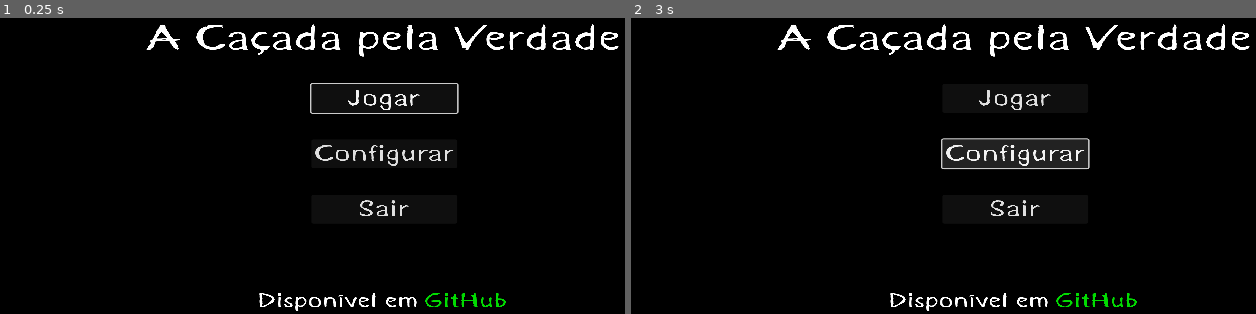
Above: before the commit, frames 1-2 (left to right).
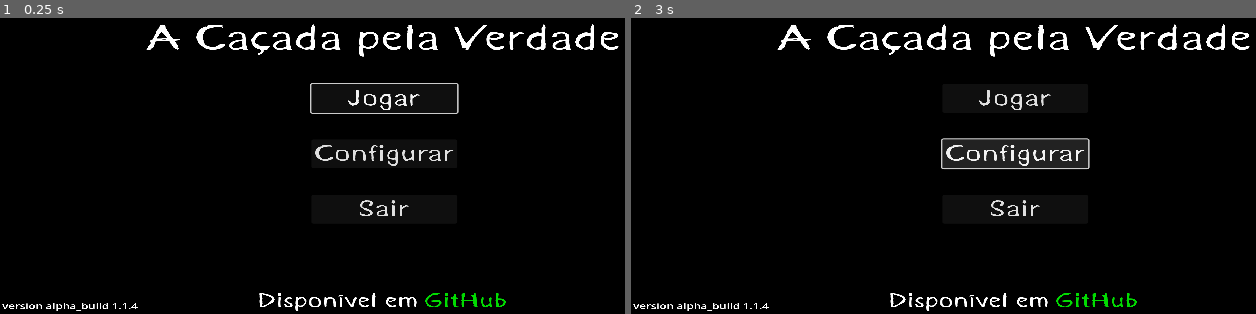
Above: after the commit, the same moments.

Repository: TechnoDark-ti/Projeto-CA-ADA-PELA-VERDADE
Game: Godot game, scene res://cenas/menu/menu_main.tscn
The game is run twice, just before and just after one commit, with the same random seed, the same clock (stepped at 60 frames per second) and the same inputs. This scene is started directly instead of the project's main scene.
Inputs:
- Up to frame 1 (0.25 s): no input
- Up to frame 2 (3 s): click "Jogar" at 0.5 s; click "Jogar" at 1.25 s; click "GitHub" at 2 s; click "Configurar" at 2.75 s

The runs differ from the first frame. In frame 1, 0.2% of the frame differs, in the area x 0-23%, y 96-99%; in frame 2, 0.2%.

Commit message:
Update menu_main.tscn

Diff:
--- a/cenas/menu/menu_main.tscn
+++ b/cenas/menu/menu_main.tscn
@@ -111,3 +111,11 @@
 theme_override_fonts/font = ExtResource("2_qesau")
 theme_override_font_sizes/font_size = 43
 text = "Sair"
+
+[node name="Label" type="Label" parent="."]
+layout_mode = 0
+offset_left = 2.81288
+offset_top = 694.28
+offset_right = 193.813
+offset_bottom = 717.28
+text = "version alpha_build 1.1.4"
